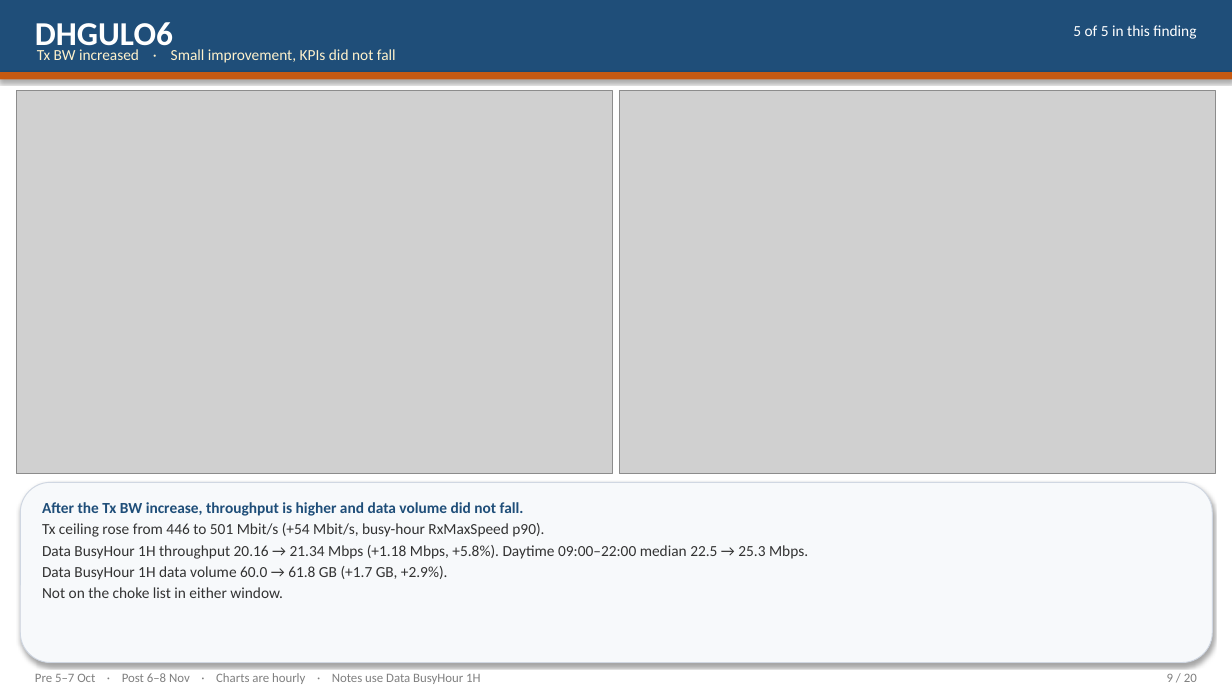
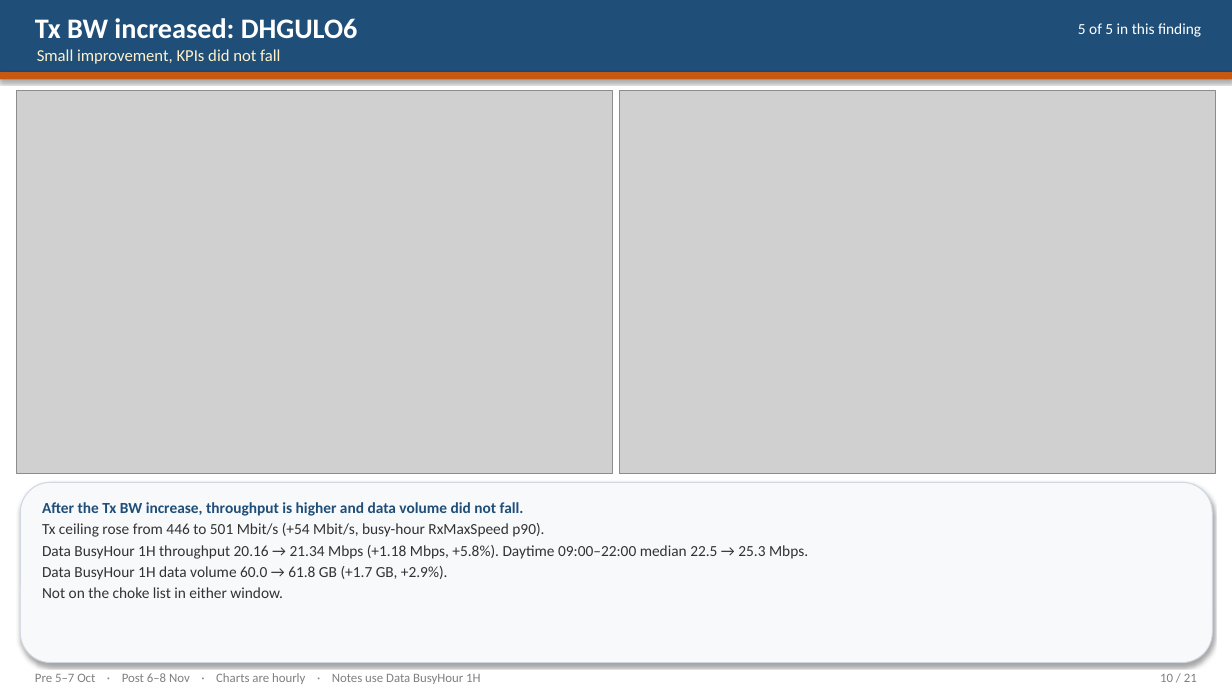
Before and after one commit to miles4482/Transport-Network-KPI-Check, a slide deck: slide 10 of Comparison_v1_Findings_5Oct_vs_6Nov.pptx (slide 9 before the commit). Drawn at 1232x693 pixels with LibreOffice and Linux fonts; fonts in the diff are those of the drawing; grey boxes stand for pictures. Boxes give left, top, right and bottom in pixels: in the first picture for what was removed or moved away, otherwise in the second. Text is boxed around its words. In the diff, an @@ line names an element or a change of style, - is before the commit and + after.

```diff
--- a/Comparison_v1_Findings_5Oct_vs_6Nov.pptx
+++ b/Comparison_v1_Findings_5Oct_vs_6Nov.pptx
@@ text at (35, 18, 358, 38): text changed; size 26 to 22 pt @@
-DHGULO6
+Tx BW increased: DHGULO6
@@ text "5 of 5 in this ...": place and size @@
-text "5 of 5 in this ..." at (1073, 25, 1196, 39)
+text "5 of 5 in this ..." at (1078, 23, 1201, 37)
@@ text at (37, 49, 280, 64): text changed; size 12 to 13 pt @@
-Tx BW increased · Small improvement, KPIs did not fall
+Small improvement, KPIs did not fall
@@ text at (1160, 674, 1197, 682): text changed @@
-9 / 20
+10 / 21
```
Also in this commit, not shown: 19 other slides changed, 1 slide added, 1 other file.
